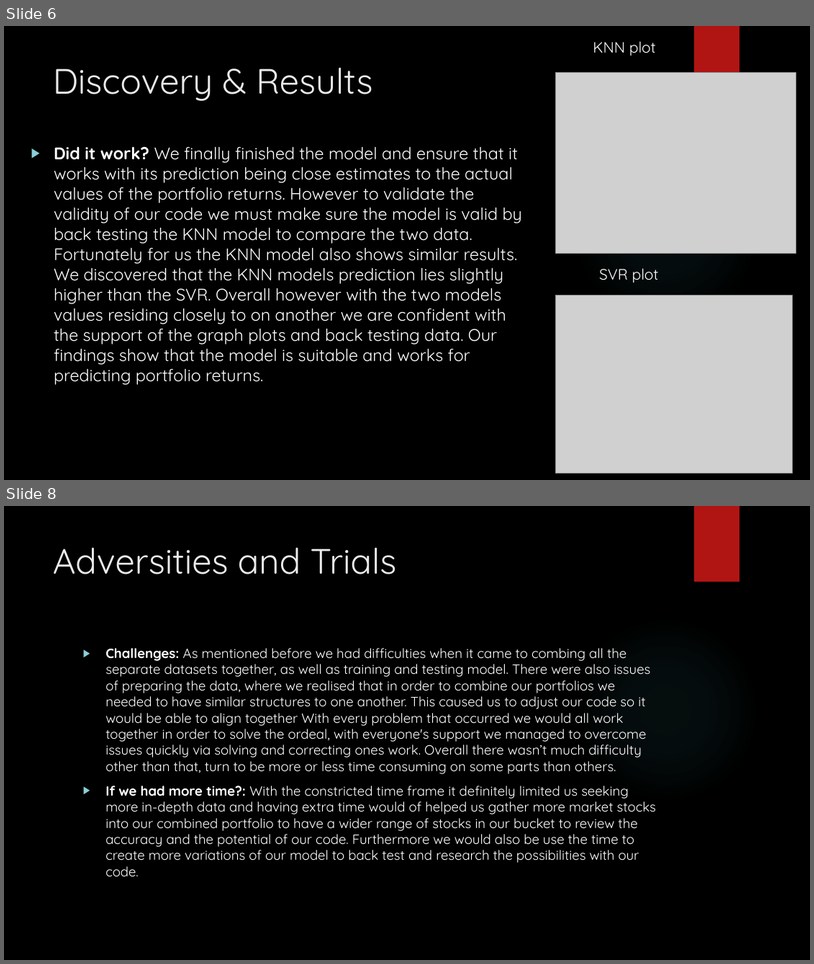
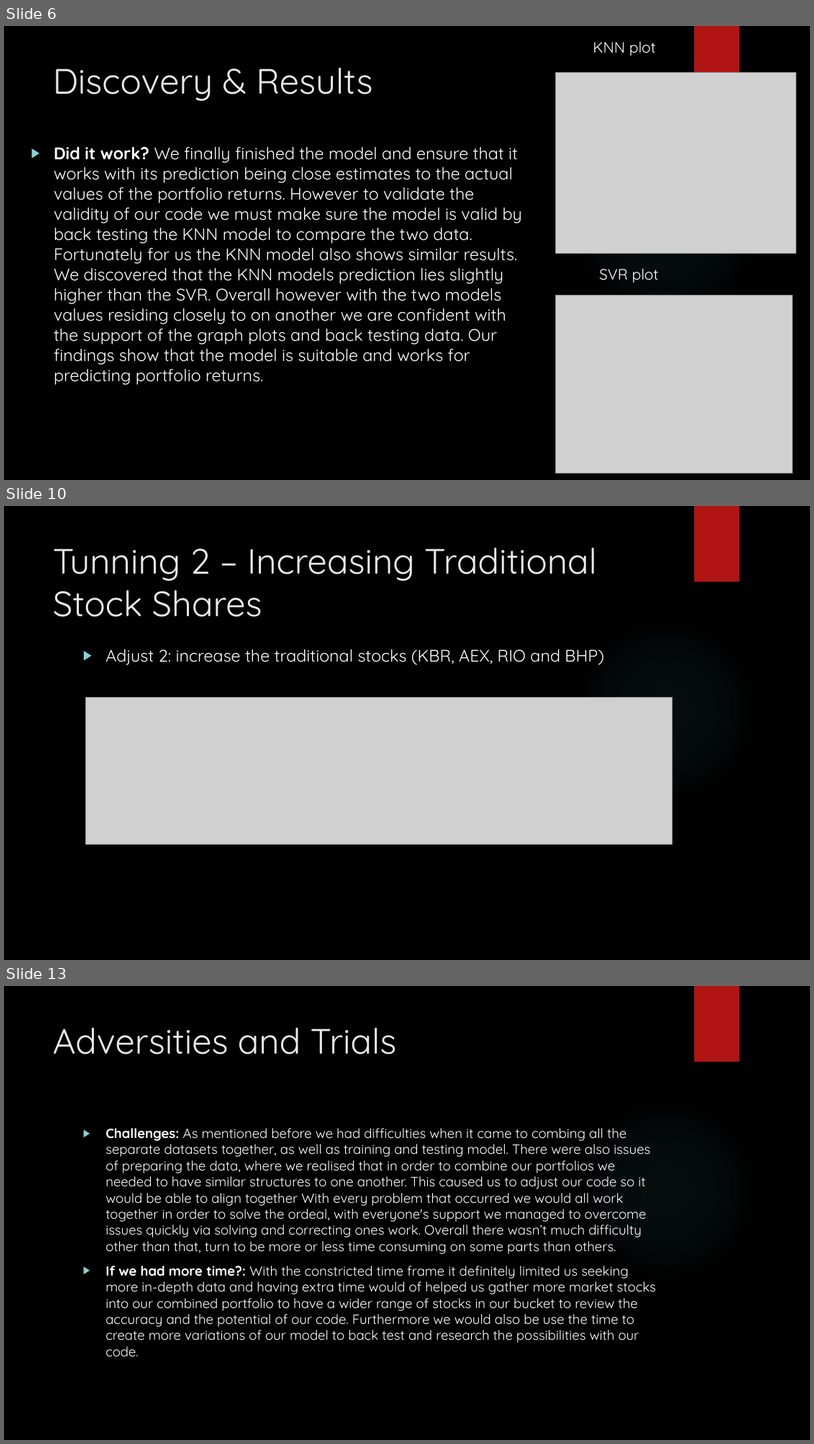
Before and after one commit to Damien-Nguyen/Analysis-of-Optimal-Investment-Portfolio, a slide deck: Stock Price Predictions & Analysis.pptx. Shown one above the other, each under a label of ours: slides 6 and 8 before the commit, slides 6, 10 and 13 after it; the slides between them are not shown. The pictures are 814x964 and 814x1444 pixels, drawn with LibreOffice and Linux fonts; fonts in the diff are those of the drawing; grey boxes stand for pictures; background and template pictures are left out. Boxes give left, top, right and bottom in pixels: in the first picture for what was removed or moved away, otherwise in the second. Text is boxed around its words. In the diff, an @@ line names an element or a change of style, - is before the commit and + after.

```diff
--- a/Stock Price Predictions & Analysis.pptx
+++ b/Stock Price Predictions & Analysis.pptx
@@ slide 10 added at (x1=4, y1=506, x2=810, y2=960), background picture (left out); not listed: 2 template elements that a slide beside it also shows @@
@@ title added at (x1=53, y1=547, x2=597, y2=617), 42 pt, text #EBEBEB @@
+Tunning 2 – Increasing Traditional Stock Shares
@@ text added at (x1=106, y1=649, x2=604, y2=665), 20 pt, text #FFFFFF @@
+▶ Adjust 2: increase the traditional stocks (KBR, AEX, RIO and BHP)
@@ picture added at (x1=85, y1=698, x2=672, y2=844) @@
@@ what was slide 8 is now slide 13 @@
```
Also in this commit, not shown: 1 slide changed, 4 other slides added.
